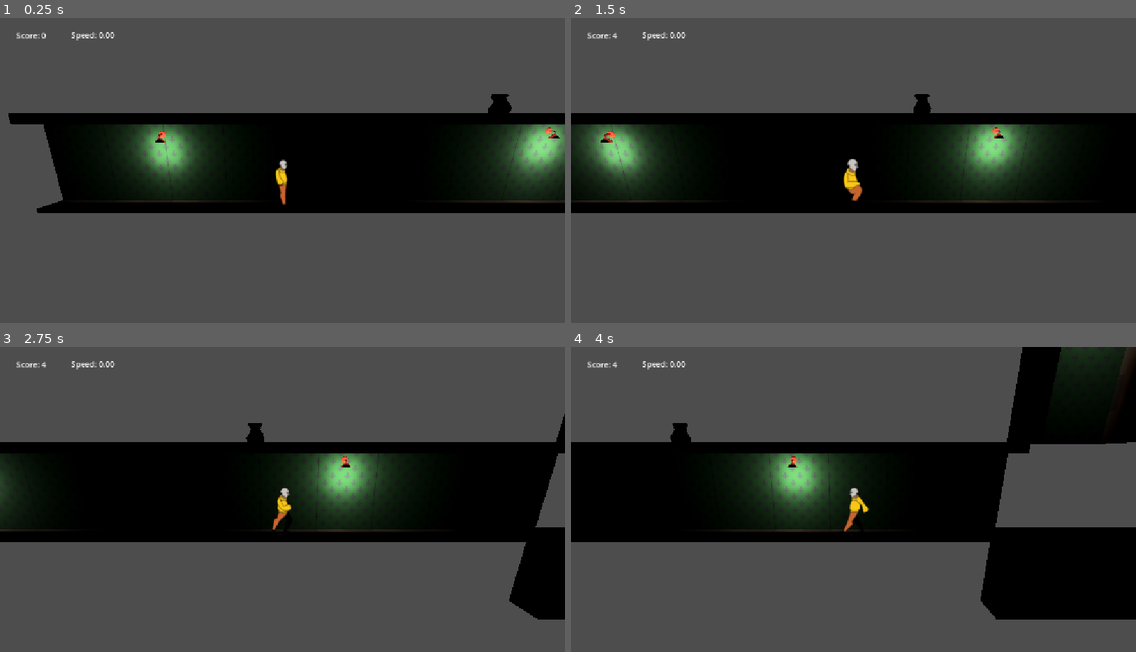
Above: before the commit, frames 1-4 (two rows, left to right).
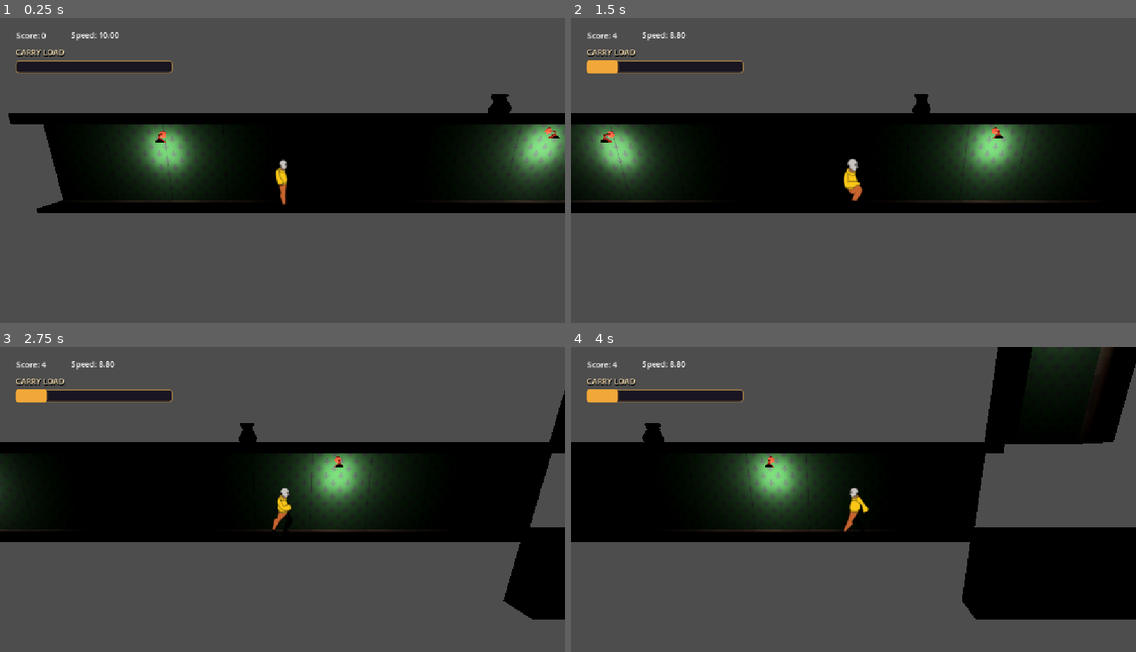
Above: after the commit, the same moments.

Repository: jinsato0422/haunted-mansion
Game: Godot game, scene res://Scenes/Game.tscn
Two runs of this game, one before a commit and one after it. Both use one fixed random seed, a clock stepped at 60 frames per second and the inputs below.
Inputs:
- Up to frame 1 (0.25 s): no input
- Up to frame 2 (1.5 s): tap Enter at 0.5 s; hold D (move_right) 0.53-1.28 s; hold Ctrl (grab) 0.53-1.28 s; tap Space (jump) at 0.77, 1.07 s; tap Shift (run) at 0.8, 1.35 s; hold S (down) from 1.28 s (still down)
- Up to frame 3 (2.75 s): tap Space (jump) at 1.52, 1.55, 1.82 s; release S (down) at 2.03 s; hold D (move_right) from 2.03 s (still down); hold Space (jump) from 2.03 s (still down); tap Ctrl (grab) at 2.3 s
- Up to frame 4 (4 s): release Space (jump) at 2.78 s; tap Ctrl (grab) at 2.85 s; tap Space (jump) at 3.02, 3.32 s; tap Shift (run) at 3.05 s; release D (move_right) at 3.53 s; hold A (move_left) from 3.53 s (still down); hold Space (jump) from 3.53 s (still down); tap E (interact) at 3.6 s

The runs differ from the first frame. In frame 1, 1.4% of the frame differs, in the area x 2-31%, y 4-19%; in frame 2, 1.4%; in frame 3, 3.3%; in frame 4, 9.1%, in the area x 2-100%, y 0-90%.

Commit message:
added the load bar and weight change

Diff:
--- a/Scenes/Game.tscn
+++ b/Scenes/Game.tscn
@@ -6,6 +6,25 @@
 [ext_resource type="PackedScene" uid="uid://bheme71kyujx6" path="res://Scenes/treasure.tscn" id="4_yfthy"]
 [ext_resource type="PackedScene" uid="uid://c1hh734lrbs6f" path="res://Assets/3D/sm_hall_8m_collider.tscn" id="5_ucghm"]
 [ext_resource type="PackedScene" uid="uid://cambo0qm4fntl" path="res://Scenes/light.tscn" id="7_yfthy"]
+
+[sub_resource type="StyleBoxFlat" id="StyleBoxFlat_load_track"]
+bg_color = Color(0.09, 0.07, 0.12, 0.95)
+border_width_left = 2
+border_width_top = 2
+border_width_right = 2
+border_width_bottom = 2
+border_color = Color(0.57, 0.45, 0.27, 1)
+corner_radius_top_left = 6
+corner_radius_top_right = 6
+corner_radius_bottom_left = 6
+corner_radius_bottom_right = 6
+
+[sub_resource type="StyleBoxFlat" id="StyleBoxFlat_load_fill"]
+bg_color = Color(0.95, 0.66, 0.22, 1)
+corner_radius_top_left = 6
+corner_radius_top_right = 6
+corner_radius_bottom_left = 6
+corner_radius_bottom_right = 6
 
 [node name="MainSide" type="Node3D" unique_id=1572557826]
 script = ExtResource("1_0clfa")
@@ -44,6 +63,37 @@
 offset_bottom = 46.0
 text = "Speed: 5"
 
+[node name="LoadPanel" type="MarginContainer" parent="HUD"]
+offset_left = 32.0
+offset_top = 58.0
+offset_right = 352.0
+offset_bottom = 118.0
+mouse_filter = 2
+
+[node name="Rows" type="VBoxContainer" parent="HUD/LoadPanel"]
+layout_mode = 2
+mouse_filter = 2
+theme_override_constants/separation = 6
+
+[node name="LoadLabel" type="Label" parent="HUD/LoadPanel/Rows"]
+layout_mode = 2
+mouse_filter = 2
+theme_override_colors/font_color = Color(0.96, 0.87, 0.69, 1)
+theme_override_colors/font_shadow_color = Color(0, 0, 0, 1)
+theme_override_constants/shadow_offset_x = 1
+theme_override_constants/shadow_offset_y = 2
+text = "CARRY LOAD"
+
+[node name="LoadBar" type="ProgressBar" parent="HUD/LoadPanel/Rows"]
+custom_minimum_size = Vector2(0, 26)
+layout_mode = 2
+mouse_filter = 2
+theme_override_styles/background = SubResource("StyleBoxFlat_load_track")
+theme_override_styles/fill = SubResource("StyleBoxFlat_load_fill")
+max_value = 100.0
+step = 0.001
+show_percentage = false
+
 [node name="GhostSpawn" type="Marker3D" parent="." unique_id=986402798]
 transform = Transform3D(1, 0, 0, 0, 1, 0, 0, 0, 1, 7, 1, 0)
 
--- a/Scripts/main_side.gd
+++ b/Scripts/main_side.gd
@@ -1,49 +1,69 @@
 extends Node3D
 
-@export var movement_limiter: float = 0.2
 @export var monster_scene: PackedScene
+# How much each pickup adds to the bar. Tweak these in the Inspector.
+@export_category("Treasure Load")
+@export_range(0.0, 100.0, 1.0) var minor_treasure_load: float = 5.0
+@export_range(0.0, 100.0, 1.0) var great_treasure_load: float = 15.0
+@export_range(0.0, 100.0, 1.0) var cursed_treasure_load: float = 25.0
 
 var score: int = 0
-var great_treasure_amount: int = 0
+var load_tween: Tween
 
-@onready var player: CharacterBody3D = $Player
+@onready var player: SidePlayer = $Player
 @onready var score_label: Label = $HUD/ScoreLabel
 @onready var speed_label: Label = $HUD/SpeedLabel
+@onready var load_bar: ProgressBar = $HUD/LoadPanel/Rows/LoadBar
 @onready var ghost_spawn: Marker3D = $GhostSpawn
 
 func _ready() -> void:
+	register_treasures(self)
+	# Whenever the player gains or loses load, refresh the bar.
+	player.load_changed.connect(update_hud)
+	load_bar.max_value = player.carry_capacity
+	load_bar.value = player.carried_load
 	update_hud()
+
+func register_treasures(node: Node) -> void:
+	# Hook up the treasures placed in the level, including ones inside other nodes.
+	for child in node.get_children():
+		if child is Treasure:
+			if not child.collected.is_connected(_on_treasure_collected):
+				child.collected.connect(_on_treasure_collected)
+		register_treasures(child)
 
 func update_hud() -> void:
 	score_label.text = "Score: " + str(score)
-	speed_label.text = "Speed: %.2f" % player.run_speed
+	speed_label.text = "Speed: %.2f" % player.get_run_speed()
+	load_bar.max_value = player.carry_capacity
+	# Another pickup came in? Start from wherever the bar is right now.
+	if load_tween:
+		load_tween.kill()
+	# Let the fill slide over instead of jumping straight to the new amount.
+	load_tween = create_tween()
+	load_tween.tween_property(load_bar, "value", player.carried_load, 0.45).set_trans(Tween.TRANS_CUBIC).set_ease(Tween.EASE_OUT)
 
 func _on_treasure_collected(treasure_type: int) -> void:
+	# Pick the weight based on what we just grabbed.
+	var pickup_load: float = 0.0
 	match treasure_type:
 		Treasure.TreasureType.MINOR:
 			score += 1
-
+			pickup_load = minor_treasure_load
 		Treasure.TreasureType.GREAT:
 			score += 3
-			great_treasure_amount += 1
-			player.update_treasure_speed(
-				great_treasure_amount,
-				movement_limiter
-			)
+			pickup_load = great_treasure_load
 		Treasure.TreasureType.CURSED:
 			score += 10
+			pickup_load = cursed_treasure_load
 			spawn_ghost()
-	update_hud()
+	# The player handles the weight and tells the bar to update.
+	player.add_load(pickup_load)
 
-	score_label.text = "Score: " + str(score)
-	print("Great treasures: ", great_treasure_amount, " | Speed: ", player.run_speed)
-
-# Monster Spawn
 func spawn_ghost() -> void:
 	if monster_scene == null:
 		push_warning("Assign ghost.tscn to Monster Scene on MainSide.")
 		return
-
 	var ghost := monster_scene.instantiate() as Ghost
 	add_child(ghost)
 	ghost.global_position = ghost_spawn.global_position
--- a/Scripts/player.gd
+++ b/Scripts/player.gd
@@ -3,6 +3,7 @@
 
 
 signal died
+signal load_changed
 
 # MOVEMENT SETTINGS
 
@@ -50,8 +51,9 @@
 
 @export_category("Treasure")
 
-@export var treasure_count := 0
-@export var slowdown_per_treasure := 0.10
+# This is a full bar, no matter how big the level gets.
+@export_range(1.0, 1000.0, 1.0) var carry_capacity: float = 100.0
+var carried_load: float = 0.0
 @export var minimum_speed_multiplier := 0.40
 
 @export var movement_multiplier := 1.0
@@ -506,15 +508,9 @@
 # TREASURE SPEED
 
 func get_speed_multiplier() -> float:
-	var load_factor: float = (
-		1.0
-		- treasure_count * slowdown_per_treasure
-	)
-
-	load_factor = maxf(
-		load_factor,
-		minimum_speed_multiplier
-	)
+	# More stuff in the bag means slower movement. A full bag uses our minimum speed.
+	var load_ratio := clampf(carried_load / maxf(carry_capacity, 1.0), 0.0, 1.0)
+	var load_factor := lerpf(1.0, minimum_speed_multiplier, load_ratio)
 
 	var multiplier: float = maxf(
 		movement_multiplier,
@@ -540,10 +536,11 @@
 	return speed
 
 
-func update_treasure_speed(great_treasure_amount, movement_limiter) -> void:
-
-	treasure_count = great_treasure_amount
-	slowdown_per_treasure = movement_limiter
+func add_load(amount: float) -> void:
+	# Add the weight, but stop at a full bag.
+	carried_load = clampf(carried_load + maxf(amount, 0.0), 0.0, carry_capacity)
+	# Give the HUD a nudge so it animates to the new amount.
+	load_changed.emit()
 
 
 # ============================================================
@@ -580,9 +577,10 @@
 
 func reset_player() -> void:
 	is_dead = false
-	treasure_count = 0
+	carried_load = 0.0
 	movement_multiplier = 1.0
 	dash_multiplier = 1.0
+	load_changed.emit()
 	velocity = Vector3.ZERO
 	teleport_to(start_position)
 	change_state(STATE.IDLE)
--- a/Scripts/treasure.gd
+++ b/Scripts/treasure.gd
@@ -7,10 +7,13 @@
 
 @export var treasure_type: TreasureType = TreasureType.MINOR
 
+var is_collected := false
+
 
 func _on_body_entered(body: Node3D) -> void:
-	if body is SidePlayer:
-		monitoring = false # If this script is on the Area3D
+	if body is SidePlayer and not is_collected:
+		is_collected = true
+		set_deferred("monitoring", false)
 		$MoneyBagModel.hide()
 		collected.emit(treasure_type)
 
Not shown, removed: player_gd.uid
Not shown, removed: wall_movement_gd.uid
